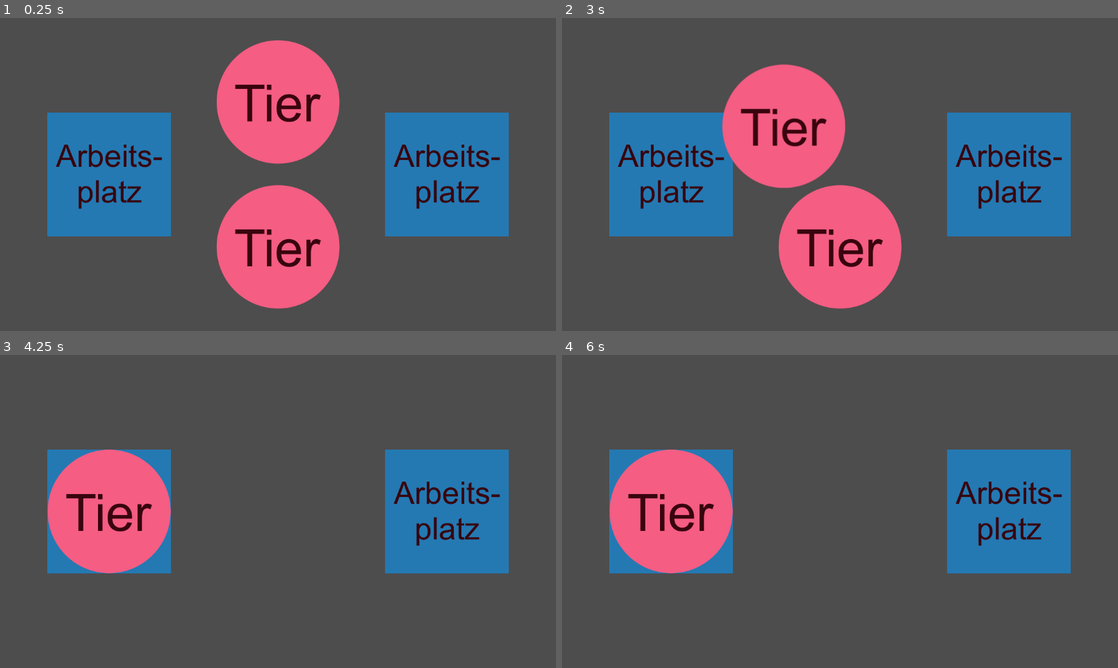
Above: before the commit, frames 1-4 (two rows, left to right).
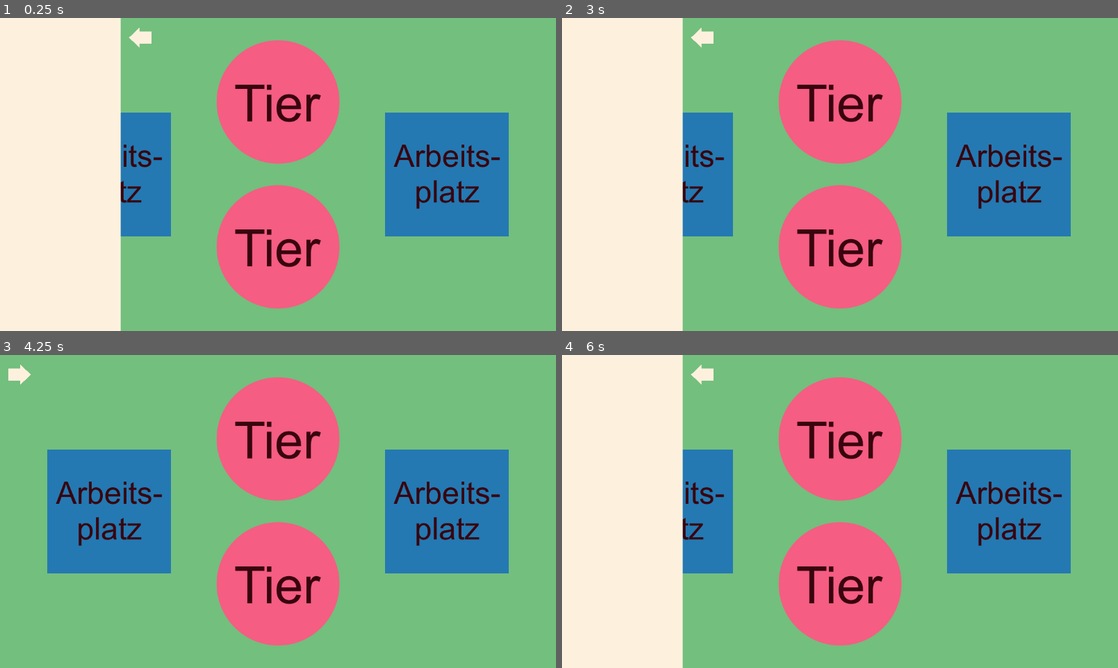
Above: after the commit, the same moments.

Repository: k4444th/Cozy-Moments
Game: Godot game, scene res://scenes/main.tscn
Two runs of this game, one before a commit and one after it. Both use one fixed random seed, a clock stepped at 60 frames per second and the inputs below. The project has no main scene, so this scene is started directly.
Inputs (mouse positions are in pixels of both pictures, inside the frame that each line leads up to):
- Up to frame 1 (0.25 s): no input
- Up to frame 2 (3 s): click (701, 36) at 0.52 s; click (584, 36) at 1.27 s; click (701, 36) at 2.02 s; tap Enter at 2.75 s; drag from (840, 102) to (673, 174) at 2.77 s
- Up to frame 3 (4.25 s): tap Space at 3.5 s; drag from (278, 583) to (111, 511) at 3.52 s
- Up to frame 4 (6 s): tap Enter at 4.25, 5.75 s; move the mouse to (895, 442) at 4.27 s; click (895, 442) at 4.42 s; tap Space at 5 s; drag from (812, 574) to (1006, 511) at 5.02 s; move the mouse to (1006, 558) at 5.77 s; click (1006, 558) at 5.92 s

The runs differ from the first frame. In frame 1, 74% of the frame differs, in the area x 0-100%, y 0-100%; in frame 2, 79%; in frame 3, 89%; in frame 4, 90%.

Commit message:
Add basic Sidenav

Diff:
--- /dev/null
+++ b/scenes/background.tscn
@@ -0,0 +1,12 @@
+[gd_scene format=3 uid="uid://dw5mmhbqsshlo"]
+
+[node name="Background" type="CanvasLayer"]
+layer = -1
+
+[node name="ColorRect" type="ColorRect" parent="."]
+anchors_preset = 15
+anchor_right = 1.0
+anchor_bottom = 1.0
+grow_horizontal = 2
+grow_vertical = 2
+color = Color(0.45098, 0.74902, 0.490196, 1)
--- a/scenes/main.tscn
+++ b/scenes/main.tscn
@@ -1,9 +1,13 @@
-[gd_scene load_steps=3 format=3 uid="uid://xekont1h321d"]
+[gd_scene load_steps=5 format=3 uid="uid://xekont1h321d"]
 
 [ext_resource type="PackedScene" uid="uid://djs2hwhjna0rj" path="res://scenes/workstation.tscn" id="1_0wfyh"]
+[ext_resource type="PackedScene" uid="uid://dw5mmhbqsshlo" path="res://scenes/background.tscn" id="1_jyhfs"]
 [ext_resource type="PackedScene" uid="uid://uxbb6p5tunh" path="res://scenes/animal.tscn" id="1_o5qli"]
+[ext_resource type="PackedScene" uid="uid://dsogyisvl8hag" path="res://scenes/sidenav.tscn" id="3_sugp2"]
 
 [node name="Main" type="Node2D"]
+
+[node name="Background" parent="." instance=ExtResource("1_jyhfs")]
 
 [node name="Workstation1" parent="." instance=ExtResource("1_0wfyh")]
 position = Vector2(-350, 0)
@@ -17,4 +21,6 @@
 [node name="Animal2" parent="." instance=ExtResource("1_o5qli")]
 position = Vector2(0, 150)
 
+[node name="Sidenav" parent="." instance=ExtResource("3_sugp2")]
+
 [node name="Camera2D" type="Camera2D" parent="."]
--- /dev/null
+++ b/scenes/sidenav.tscn
@@ -0,0 +1,27 @@
+[gd_scene load_steps=3 format=3 uid="uid://dsogyisvl8hag"]
+
+[ext_resource type="Script" uid="uid://d04nm7q0hljl" path="res://scripts/sidenav.gd" id="1_7wmdc"]
+[ext_resource type="Texture2D" uid="uid://o215gxyvqvib" path="res://assets/mock/general/arrowLeft.png" id="1_64cow"]
+
+[node name="Sidenav" type="CanvasLayer"]
+layer = 100
+script = ExtResource("1_7wmdc")
+
+[node name="Sidenav" type="ColorRect" parent="."]
+anchors_preset = 9
+anchor_bottom = 1.0
+offset_right = 250.0
+grow_vertical = 2
+size_flags_horizontal = 0
+color = Color(0.992157, 0.945098, 0.870588, 1)
+
+[node name="ArrowButton" type="TextureButton" parent="."]
+offset_left = 265.0
+offset_top = 15.0
+offset_right = 1290.0
+offset_bottom = 1039.0
+scale = Vector2(0.05, 0.05)
+texture_normal = ExtResource("1_64cow")
+stretch_mode = 0
+
+[connection signal="pressed" from="ArrowButton" to="." method="_on_arrow_button_pressed"]
--- /dev/null
+++ b/scripts/sidenav.gd
@@ -0,0 +1,17 @@
+extends CanvasLayer
+
+var sidenavOpen := true
+
+@onready var sidenav = $Sidenav
+@onready var arrowButton = $ArrowButton
+
+func _on_arrow_button_pressed() -> void:
+	sidenavOpen = !sidenavOpen
+	arrowButton.flip_h = !sidenavOpen
+
+	if sidenavOpen:
+		sidenav.position.x = 0.0
+		arrowButton.position.x = 265.0
+	else:
+		sidenav.position.x = -250.0
+		arrowButton.position.x = 15.0
Binary file added: assets/mock/general/arrowLeft.png
Not shown, added: assets/mock/general/arrowLeft.png.import
Not shown, added: scripts/sidenav.gd.uid
